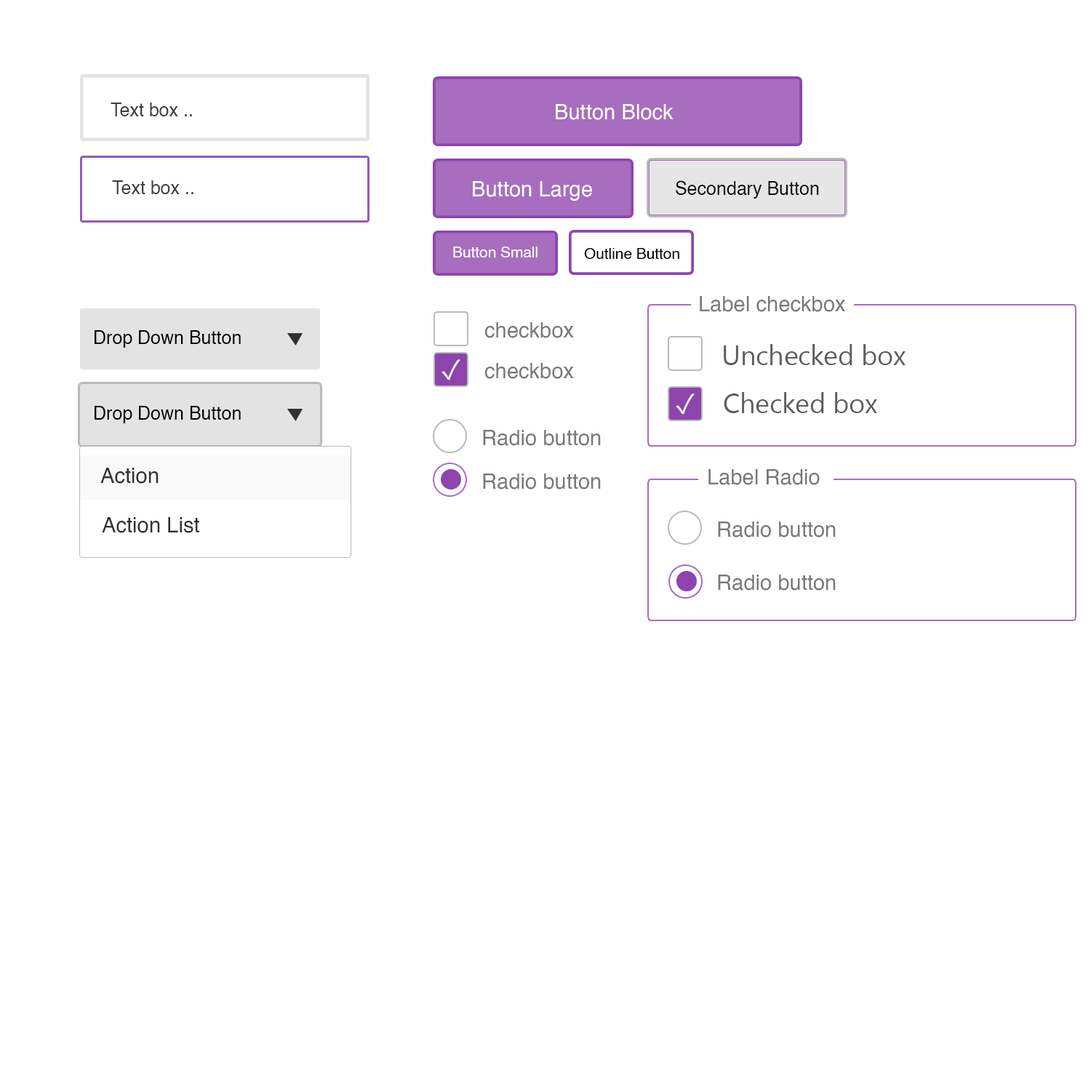
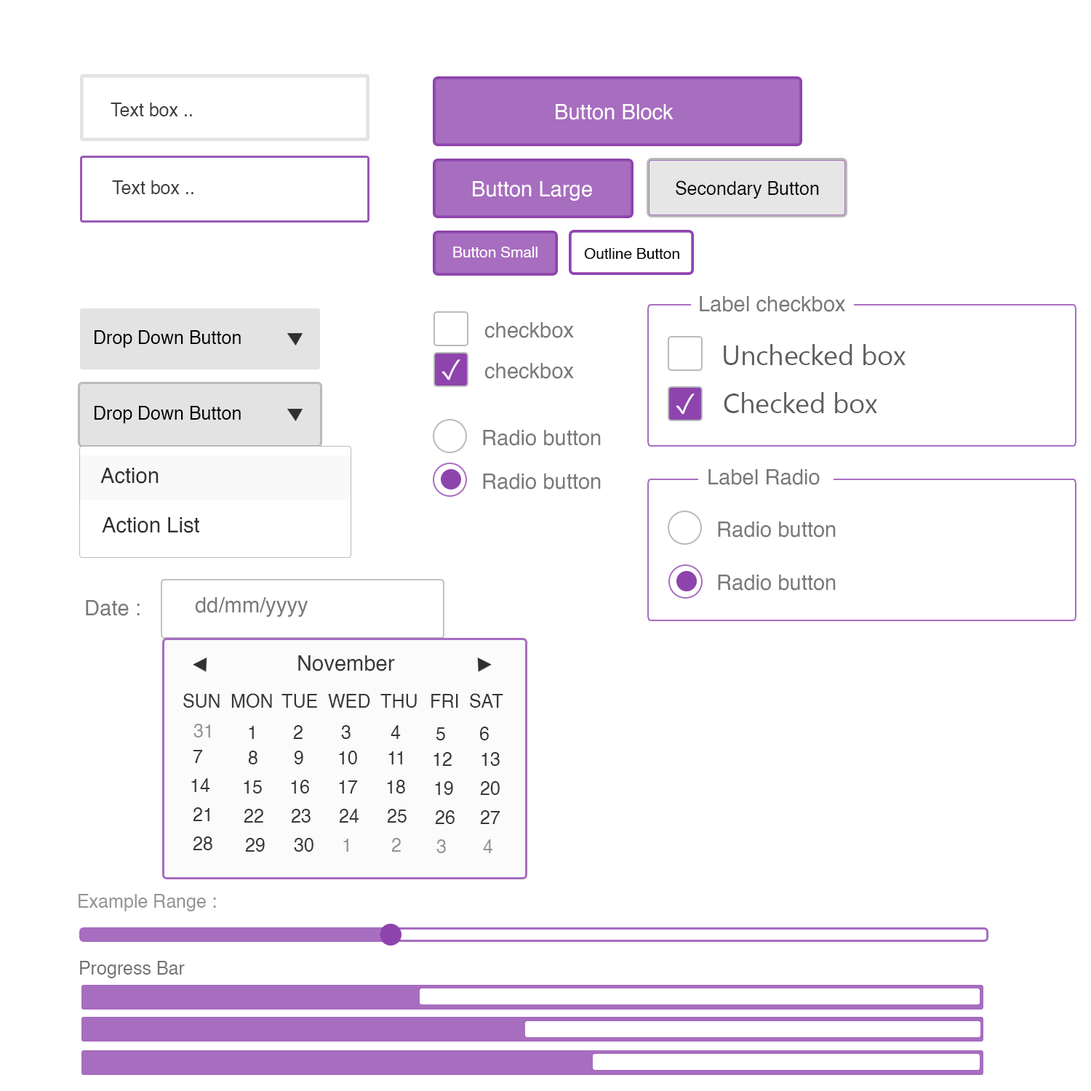
Comparing the layer stacks of the two (1091, 1091) images. Changes:
added layer "SAT" above "FRI" over [470, 693, 504, 709]
added layer "FRI" above "THU" over [431, 694, 459, 709]
added layer "THU" above "WED" over [380, 694, 417, 709]
added layer "WED" above "4" over [328, 694, 371, 709]
added layer "30" above "29" over [293, 838, 314, 853]
added layer "28" above "27" over [192, 836, 213, 851]
added layer "27" above "26" over [480, 810, 501, 825]
added layer "Rounded Rectangle 10 copy 2" above "Rounded Rectangle 10 copy" over [593, 1054, 981, 1071]
added layer "Rounded Rectangle 10 copy" above "Rounded Rectangle 9 copy 2" over [525, 1021, 981, 1038]
added layer "Rounded Rectangle 9 copy 2" above "Rounded Rectangle 9 copy" over [81, 1050, 984, 1076]
added layer "Rounded Rectangle 9 copy" above "Rounded Rectangle 10" over [81, 1017, 984, 1043]
added layer "Rounded Rectangle 10" above "Rounded Rectangle 9" over [419, 988, 981, 1005]
added layer "Rounded Rectangle 9" above "Progress Bar" over [81, 985, 984, 1010]
added layer "Progress Bar" above "Ellipse 3" over [80, 961, 185, 979]
added layer "Ellipse 3" above "Example Range :" over [79, 924, 989, 946]
added layer "Example Range :" above "31" over [78, 894, 217, 912]
added layer "TUE" above "MON" over [281, 694, 318, 709]
added layer "MON" above "SUN" over [231, 693, 273, 709]
added layer "SUN" above "November" over [183, 693, 220, 709]
added layer "November" above "Rounded Rectangle 8" over [298, 655, 396, 672]
added layer "Rounded Rectangle 8" above "dd/mm/yyyy" over [164, 640, 526, 878]
added layer "dd/mm/yyyy" above "Date :" over [195, 597, 309, 618]
added layer "Date :" above "Rounded Rectangle 7" over [85, 600, 140, 617]
added layer "Rounded Rectangle 7" above "Radio button copy 3" over [162, 580, 444, 638]
…and 34 more changes (34 added)
